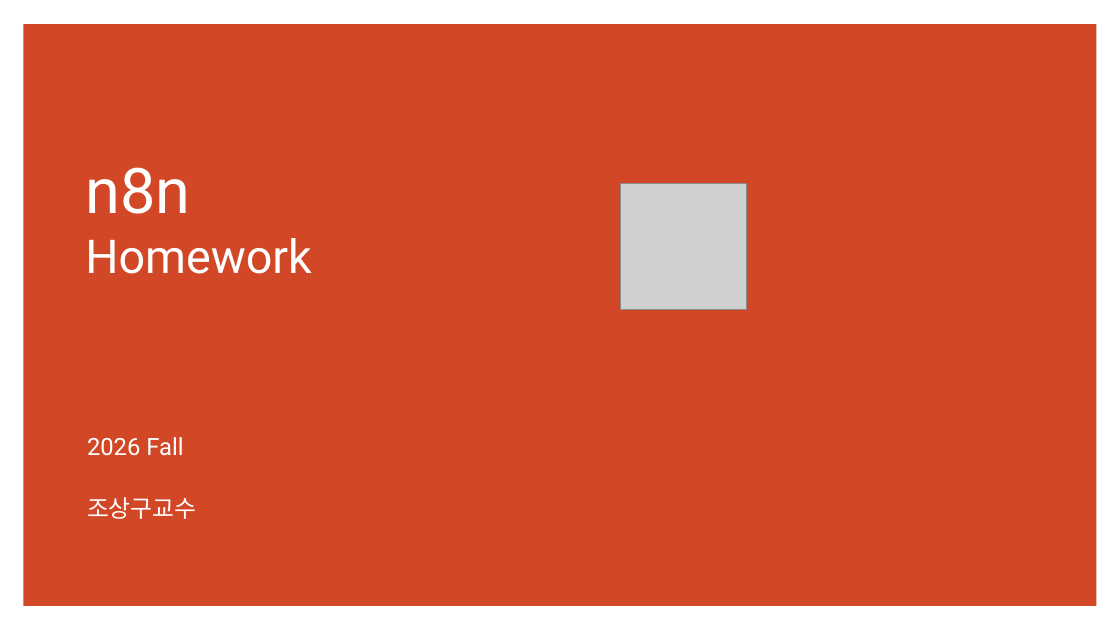
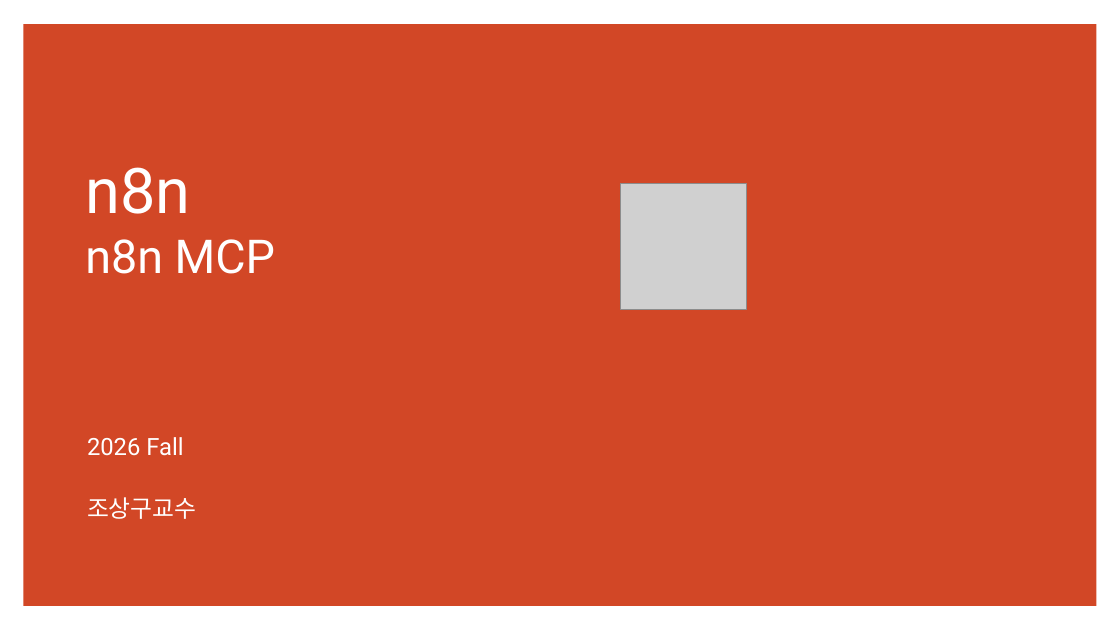
Before and after one commit to ancestor9/2026_Fall_AI-Workflow, a slide deck: slide 93 of PPTs/04_AI Workflow_n8n.pptx (slide 94 before the commit). Drawn at 1120x630 pixels with LibreOffice and Linux fonts; fonts in the diff are those of the drawing; grey boxes stand for pictures. Boxes give left, top, right and bottom in pixels: in the first picture for what was removed or moved away, otherwise in the second. Text is boxed around its words. In the diff, an @@ line names an element or a change of style, - is before the commit and + after.

```diff
--- a/PPTs/04_AI Workflow_n8n.pptx
+++ b/PPTs/04_AI Workflow_n8n.pptx
@@ title at (85,167,275,274): text changed @@
-n8n
-Homework
+n8n
+n8n MCP
```
Also in this commit, not shown: 2 other slides changed, 3 slides added, 1 slide removed.
